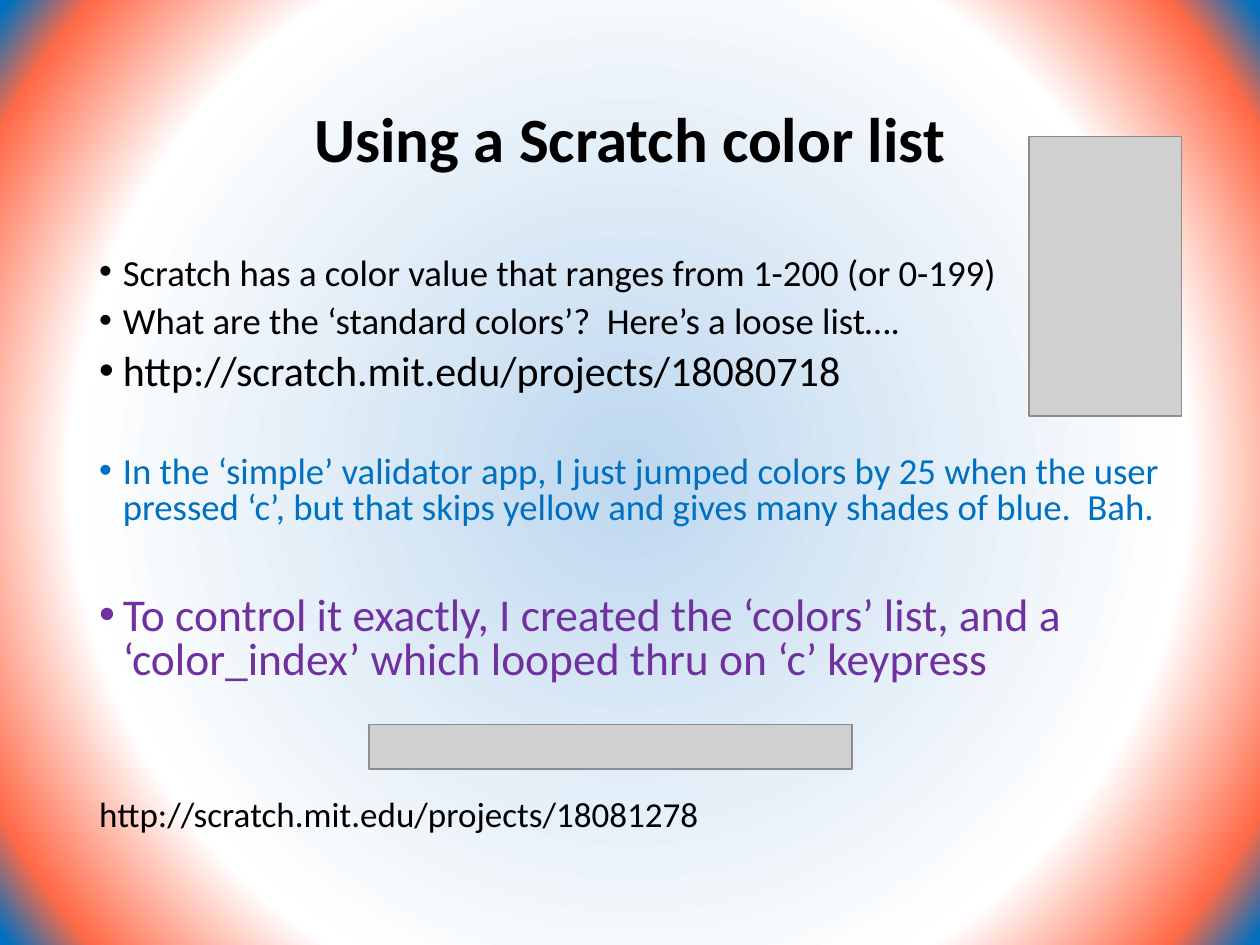
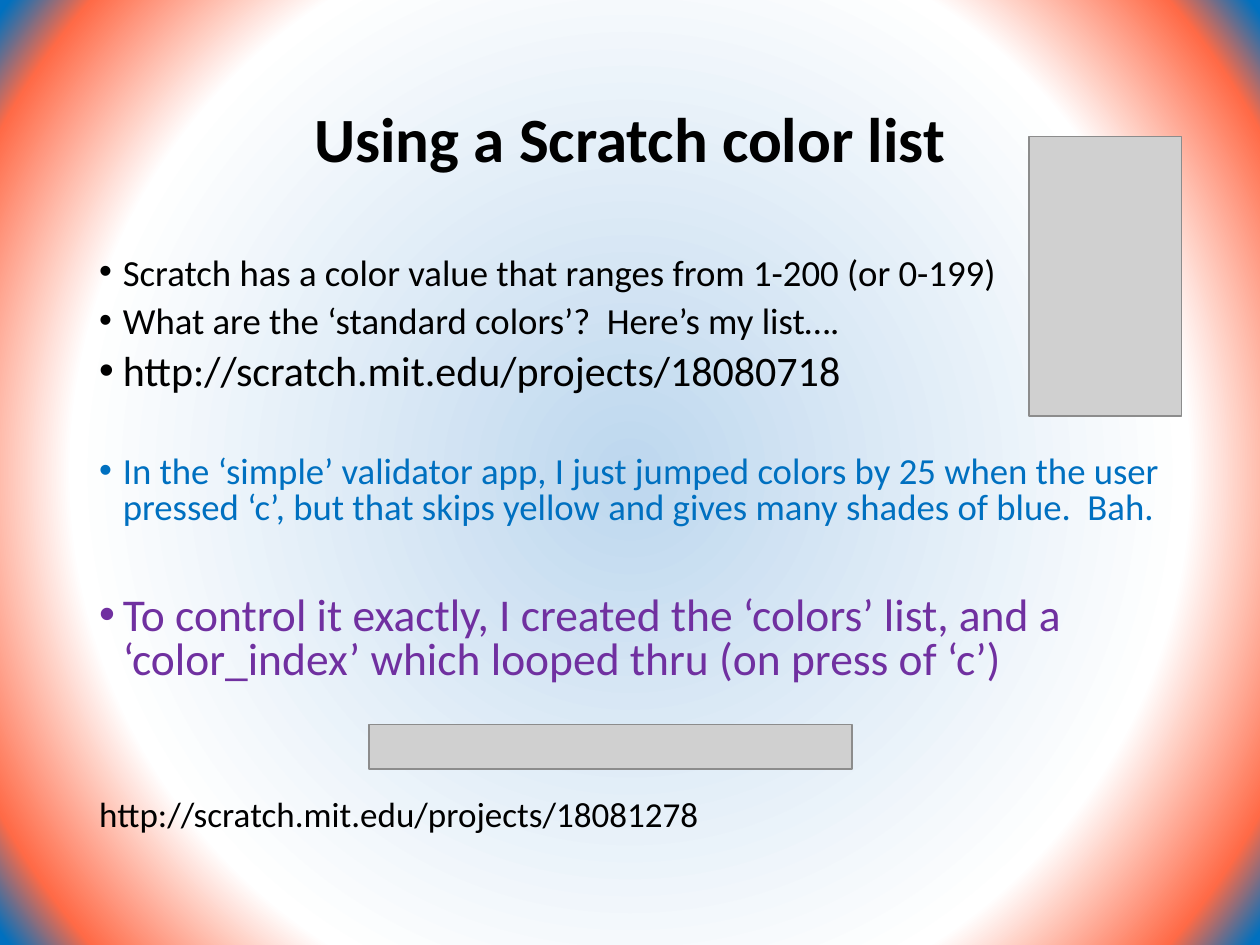
Before and after one commit to CoderDojoSV/scratch-series, a slide deck: slide 7 of Beyond Scratch Basics week2.pptx. Drawn at 1260x945 pixels with LibreOffice and Linux fonts; fonts in the diff are those of the drawing; grey boxes stand for pictures. Boxes give left, top, right and bottom in pixels: in the first picture for what was removed or moved away, otherwise in the second. Text is boxed around its words. In the diff, an @@ line names an element or a change of style, - is before the commit and + after.

```diff
--- a/Beyond Scratch Basics week2.pptx
+++ b/Beyond Scratch Basics week2.pptx
@@ text at [123, 307, 840, 340]: text changed @@
-• What are the ‘standard colors’? Here’s a loose list….
+• What are the ‘standard colors’? Here’s my list….
@@ text at [123, 598, 1061, 683]: text changed @@
-• To control it exactly, I created the ‘colors’ list, and a ‘color_index’ which looped thru on ‘c’ keypress
+• To control it exactly, I created the ‘colors’ list, and a ‘color_index’ which looped thru (on press of ‘c’)
```
Also in this commit, not shown: 6 other slides changed.
